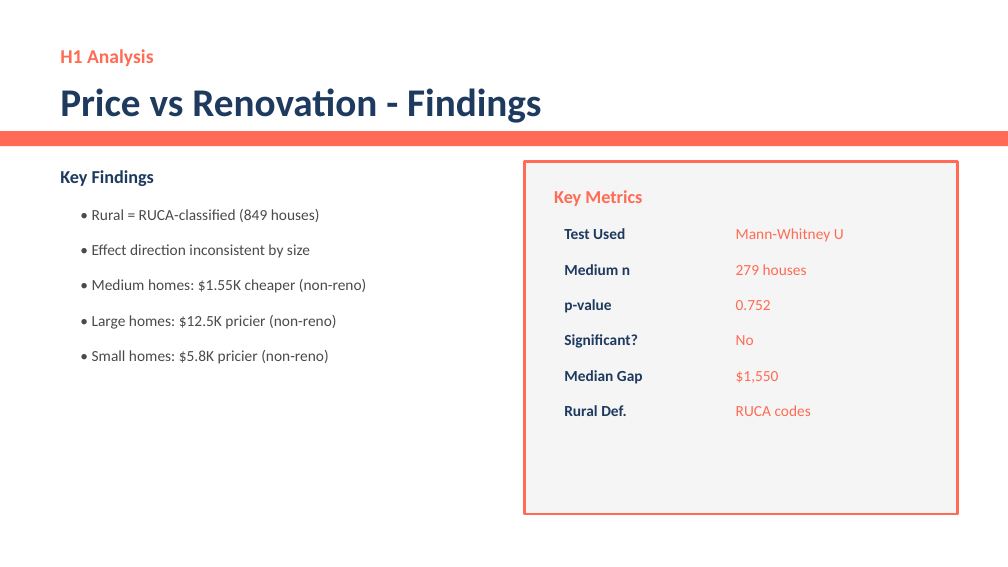
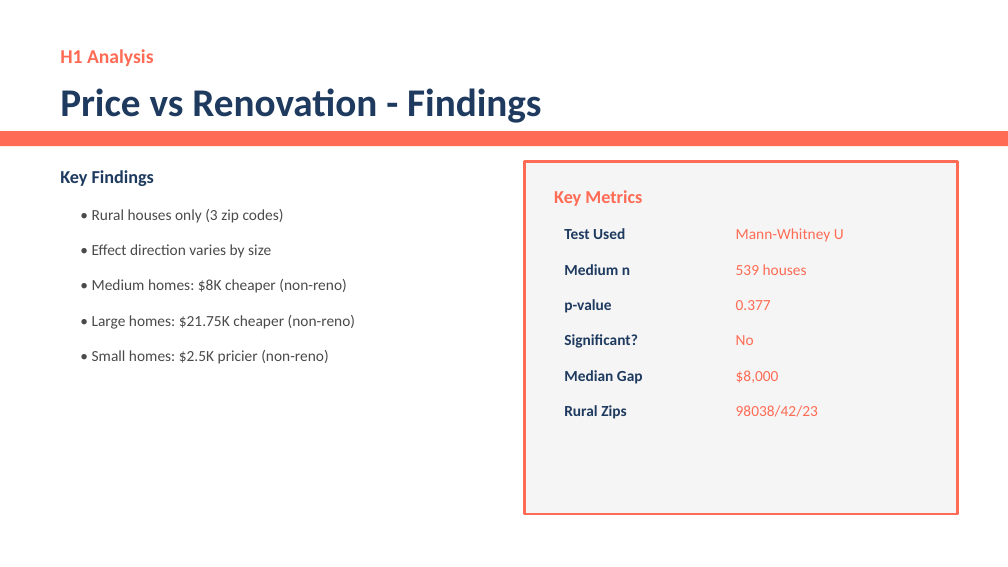
Before and after one commit to MohammadBajbouj/mohammad-ds-project-template, a slide deck: slide 5 of work_and_report/presentations/William_Rodriguez_Offers_NeueFische_Style_2.pptx. Drawn at 1008x567 pixels with LibreOffice and Linux fonts; fonts in the diff are those of the drawing. Boxes give left, top, right and bottom in pixels: in the first picture for what was removed or moved away, otherwise in the second. Text is boxed around its words. In the diff, an @@ line names an element or a change of style, - is before the commit and + after.

```diff
--- a/work_and_report/presentations/William_Rodriguez_Offers_NeueFische_Style_2.pptx
+++ b/work_and_report/presentations/William_Rodriguez_Offers_NeueFische_Style_2.pptx
@@ text at box(92, 209, 284, 223): text changed @@
-• Rural = RUCA-classified (849 houses)
+• Rural houses only (3 zip codes)
@@ text at box(92, 244, 271, 258): text changed @@
-• Effect direction inconsistent by size
+• Effect direction varies by size
@@ text at box(736, 264, 807, 275): text changed @@
-279 houses
+539 houses
@@ text at box(92, 279, 346, 293): text changed @@
-• Medium homes: $1.55K cheaper (non-reno)
+• Medium homes: $8K cheaper (non-reno)
@@ text at box(92, 315, 356, 329): text changed @@
-• Large homes: $12.5K pricier (non-reno)
+• Large homes: $21.75K cheaper (non-reno)
@@ text at box(736, 300, 771, 310): text changed @@
-0.752
+0.377
@@ text at box(92, 350, 328, 364): text changed @@
-• Small homes: $5.8K pricier (non-reno)
+• Small homes: $2.5K pricier (non-reno)
@@ text at box(736, 370, 779, 383): text changed @@
-$1,550
+$8,000
@@ text at box(564, 405, 627, 419): text changed @@
-Rural Def.
+Rural Zips
@@ text at box(736, 405, 818, 417): text changed @@
-RUCA codes
+98038/42/23
```
Also in this commit, not shown: 3 other slides changed, 5 other files.
